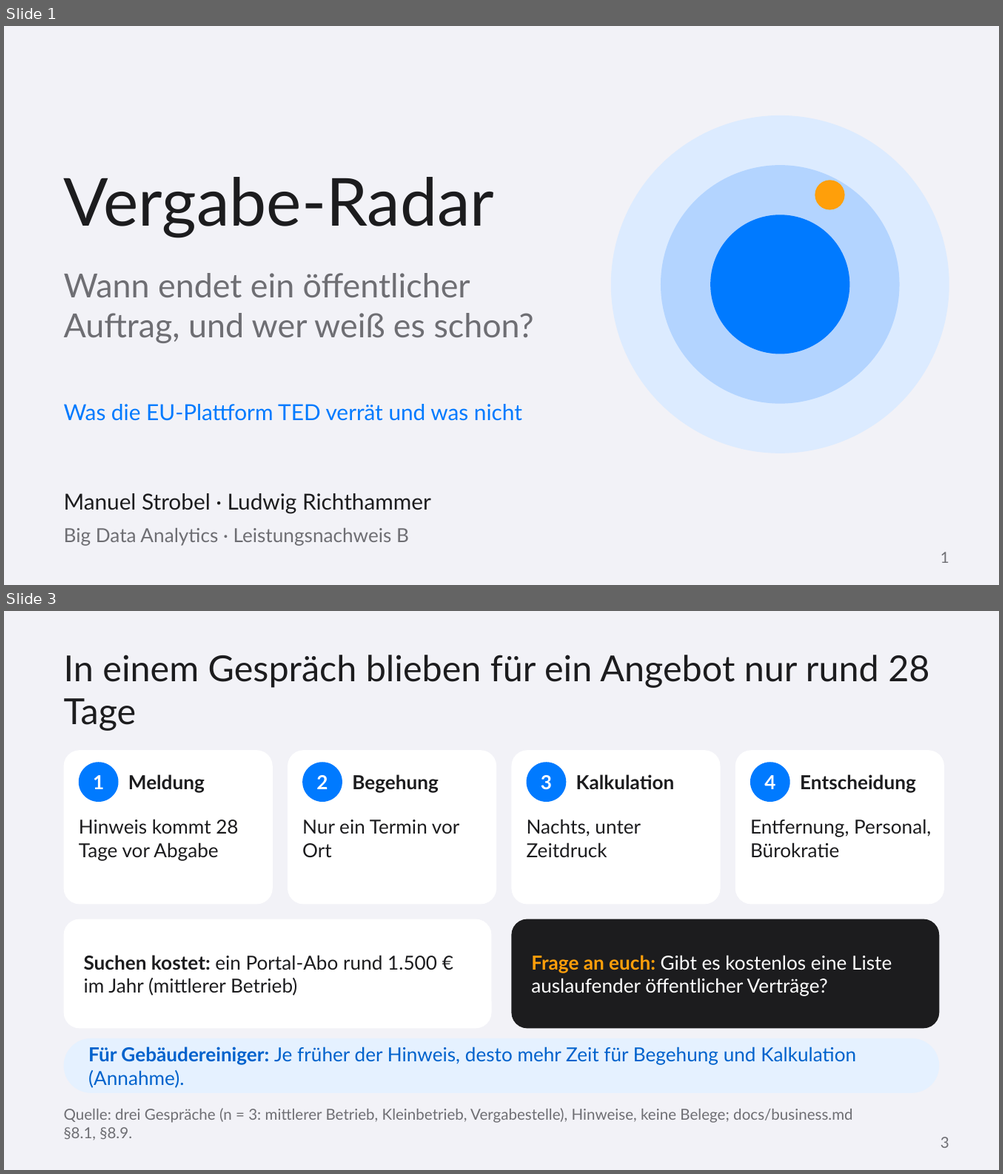
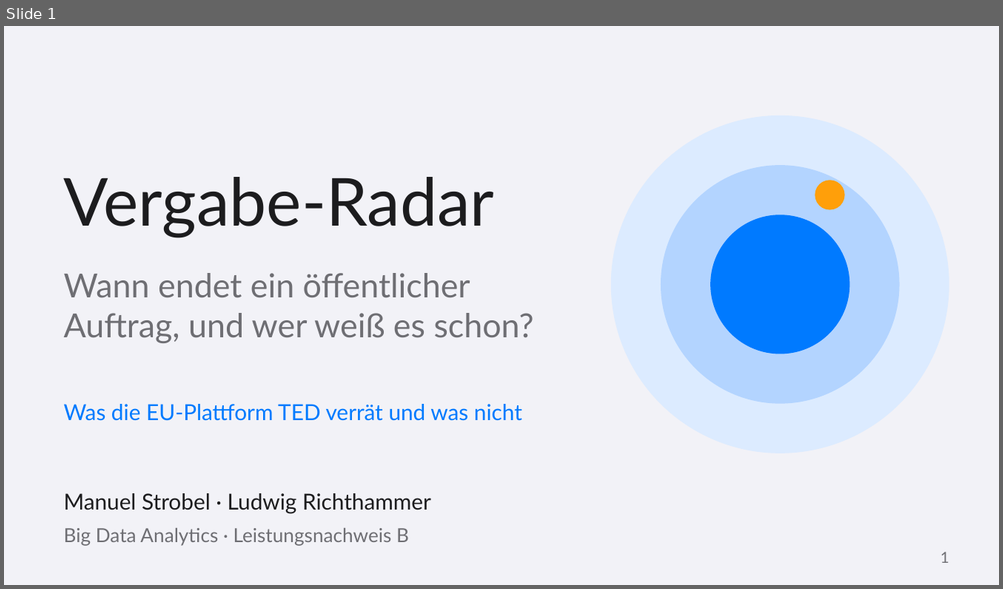
Before and after one commit to ludwigrichthammer9-web/vergabe_radar, a slide deck: docs/vortrag/vortrag_vergabe_radar.pptx. Shown one above the other, each under a label of ours: slides 1 and 3 before the commit, slide 1 after it; the slides between them are not shown. The pictures are 1003x1174 and 1003x589 pixels, drawn with LibreOffice and Linux fonts; fonts in the diff are those of the drawing. Boxes give left, top, right and bottom in pixels: in the first picture for what was removed or moved away, otherwise in the second. Text is boxed around its words. In the diff, an @@ line names an element or a change of style, - is before the commit and + after.

```diff
--- a/docs/vortrag/vortrag_vergabe_radar.pptx
+++ b/docs/vortrag/vortrag_vergabe_radar.pptx
@@ slide 3 removed at bbox=[4, 611, 999, 1170], background #F2F2F7 @@
@@ title removed at bbox=[64, 655, 929, 731] @@
-In einem Gespräch blieben für ein Angebot nur rund 28 Tage
@@ rounded rectangle removed at bbox=[64, 750, 273, 904] @@
@@ ellipse removed at bbox=[79, 762, 119, 802] @@
@@ rounded rectangle removed at bbox=[287, 750, 496, 904] @@
@@ ellipse removed at bbox=[302, 762, 342, 802] @@
@@ rounded rectangle removed at bbox=[511, 750, 720, 904] @@
@@ ellipse removed at bbox=[526, 762, 566, 802] @@
@@ rounded rectangle removed at bbox=[735, 750, 944, 904] @@
@@ ellipse removed at bbox=[750, 762, 790, 802] @@
@@ text removed at bbox=[93, 775, 104, 789] @@
-1
@@ text removed at bbox=[128, 775, 205, 793] @@
-Meldung
@@ text removed at bbox=[316, 775, 327, 789] @@
-2
@@ text removed at bbox=[352, 775, 438, 793] @@
-Begehung
@@ text removed at bbox=[540, 775, 552, 790] @@
-3
@@ text removed at bbox=[576, 775, 674, 789] @@
-Kalkulation
@@ text removed at bbox=[764, 775, 775, 789] @@
-4
@@ text removed at bbox=[800, 775, 916, 793] @@
-Entscheidung
@@ text removed at bbox=[79, 819, 238, 860] @@
-Hinweis kommt 28 Tage vor Abgabe
@@ text removed at bbox=[302, 820, 460, 857] @@
-Nur ein Termin vor Ort
@@ text removed at bbox=[526, 819, 640, 858] @@
-Nachts, unter Zeitdruck
@@ text removed at bbox=[750, 819, 930, 858] @@
-Entfernung, Personal, Bürokratie
@@ rounded rectangle removed at bbox=[64, 920, 492, 1028] @@
@@ rounded rectangle removed at bbox=[511, 920, 939, 1028] @@
@@ text removed at bbox=[84, 955, 437, 996] @@
-Suchen kostet: ein Portal-Abo rund 1.500 € im Jahr (mittlerer Betrieb)
@@ text removed at bbox=[531, 955, 891, 997] @@
-Frage an euch: Gibt es kostenlos eine Liste auslaufender öffentlicher Verträge?
@@ rounded rectangle removed at bbox=[64, 1039, 939, 1093] @@
@@ text removed at bbox=[88, 1047, 856, 1088] @@
-Für Gebäudereiniger: Je früher der Hinweis, desto mehr Zeit für Begehung und Kalkulation (Annahme).
@@ text removed at bbox=[64, 1108, 852, 1141] @@
-Quelle: drei Gespräche (n = 3: mittlerer Betrieb, Kleinbetrieb, Vergabestelle), Hinweise, keine Belege; docs/business.md §8.1, §8.9.
@@ text removed at bbox=[940, 1137, 949, 1148] @@
-3
```
Also in this commit, not shown: 9 slides changed, 4 slides added, 2 other slides removed, 2 other files.
